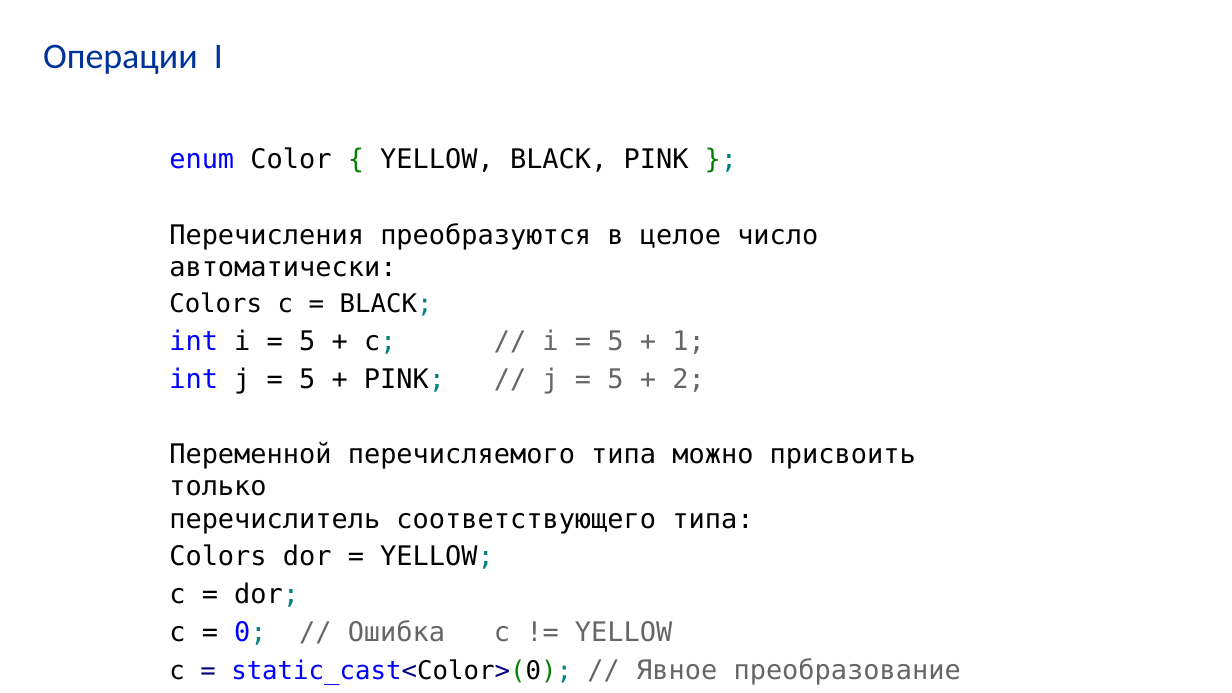
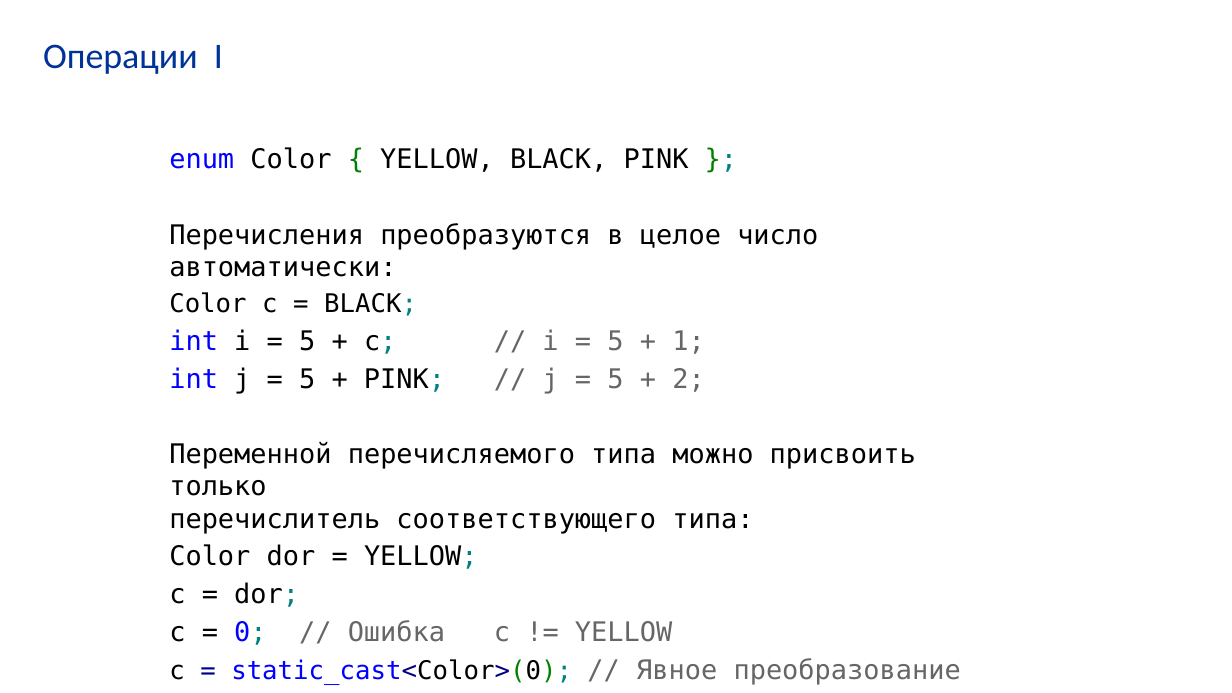
Before and after one commit to VladimirChabanov/alg_and_prog_2025, a slide deck: slide 100 of 01_lectures/lecture_06/presentation_cpp.pptx (slide 99 before the commit). Drawn at 1232x693 pixels with LibreOffice and Linux fonts; fonts in the diff are those of the drawing. Boxes give left, top, right and bottom in pixels: in the first picture for what was removed or moved away, otherwise in the second. Text is boxed around its words. In the diff, an @@ line names an element or a change of style, - is before the commit and + after.

```diff
--- a/01_lectures/lecture_06/presentation_cpp.pptx
+++ b/01_lectures/lecture_06/presentation_cpp.pptx
@@ text at (x1=169, y1=292, x2=417, y2=316): text changed @@
-Colors с = BLACK;
+Color с = BLACK;
@@ text at (x1=169, y1=544, x2=478, y2=569): text changed @@
-Colors dor = YELLOW;
+Color dor = YELLOW;
```
Also in this commit, not shown: 11 other slides changed, 1 slide added, 2 slides removed, 2 other files.
